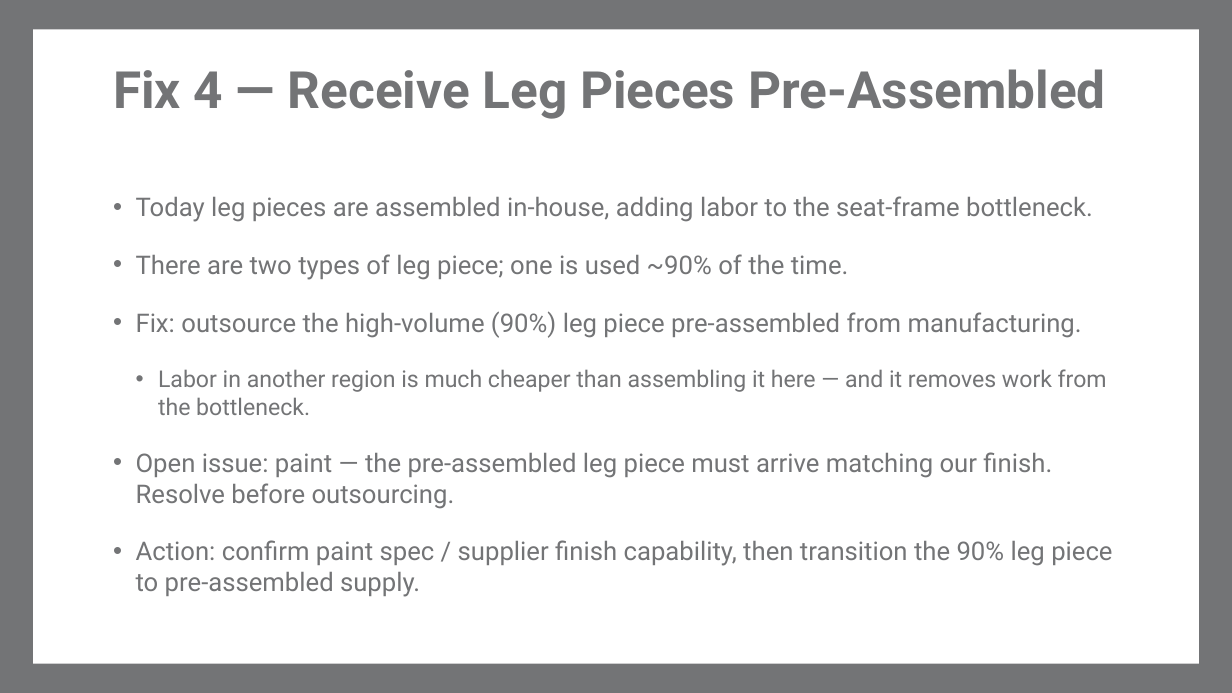
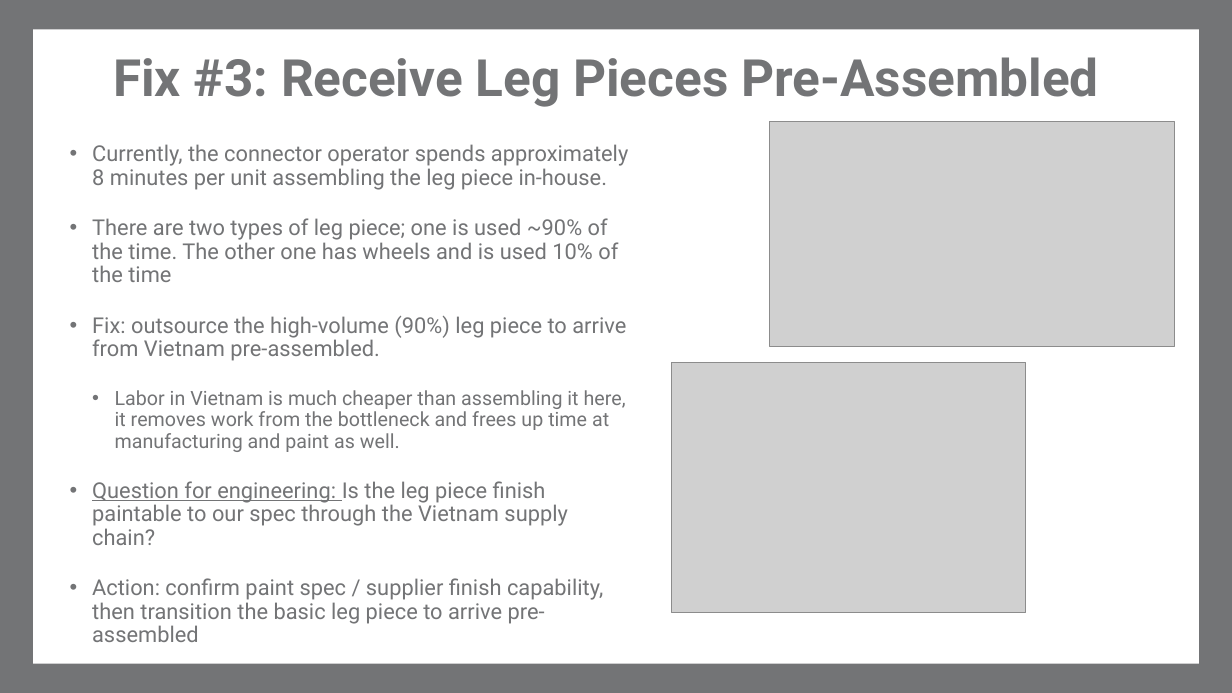
Before and after one commit to macokeefe/claude-code-system, a slide deck: slide 10 of standard-work/standalone/Meritage_Engineering_Improvements.pptx (slide 12 before the commit). Drawn at 1232x693 pixels with LibreOffice and Linux fonts; fonts in the diff are those of the drawing; grey boxes stand for pictures; background and template pictures are left out. Boxes give left, top, right and bottom in pixels: in the first picture for what was removed or moved away, otherwise in the second. Text is boxed around its words. In the diff, an @@ line names an element or a change of style, - is before the commit and + after.

```diff
--- a/standard-work/standalone/Meritage_Engineering_Improvements.pptx
+++ b/standard-work/standalone/Meritage_Engineering_Improvements.pptx
@@ title at bbox=[113, 57, 1099, 107]: text changed @@
-Fix 4 — Receive Leg Pieces Pre-Assembled
+Fix #3: Receive Leg Pieces Pre-Assembled
@@ text at bbox=[92, 144, 628, 642]: text changed; size 20 to 17 pt @@
-• Today leg pieces are assembled in-house, adding labor to the seat-frame bottleneck.
-• There are two types of leg piece; one is used ~90% of the time.
-• Fix: outsource the high-volume (90%) leg piece pre-assembled from manufacturing.
-  • Labor in another region is much cheaper than assembling it here — and it removes work from the bottleneck.
-• Open issue: paint — the pre-assembled leg piece must arrive matching our finish. Resolve before outsourcing.
-• Action: confirm paint spec / supplier finish capability, then transition the 90% leg piece to pre-assembled supply.
+• Currently, the connector operator spends approximately 8 minutes per unit assembling the leg piece in-house.
+• There are two types of leg piece; one is used ~90% of the time. The other one has wheels and is used 10% of the time
+• Fix: outsource the high-volume (90%) leg piece to arrive from Vietnam pre-assembled.
+  • Labor in Vietnam is much cheaper than assembling it here, it removes work from the bottleneck and frees up time at manufacturing and paint as well.
+• Question for engineering: Is the leg piece finish paintable to our spec through the Vietnam supply chain?
+• Action: confirm paint spec / supplier finish capability, then transition the basic leg piece to arrive pre-assembled
@@ picture added at bbox=[770, 121, 1175, 347] @@
@@ picture added at bbox=[672, 362, 1026, 613] @@
```
Also in this commit, not shown: 9 other slides changed, 2 slides added, 4 slides removed.
